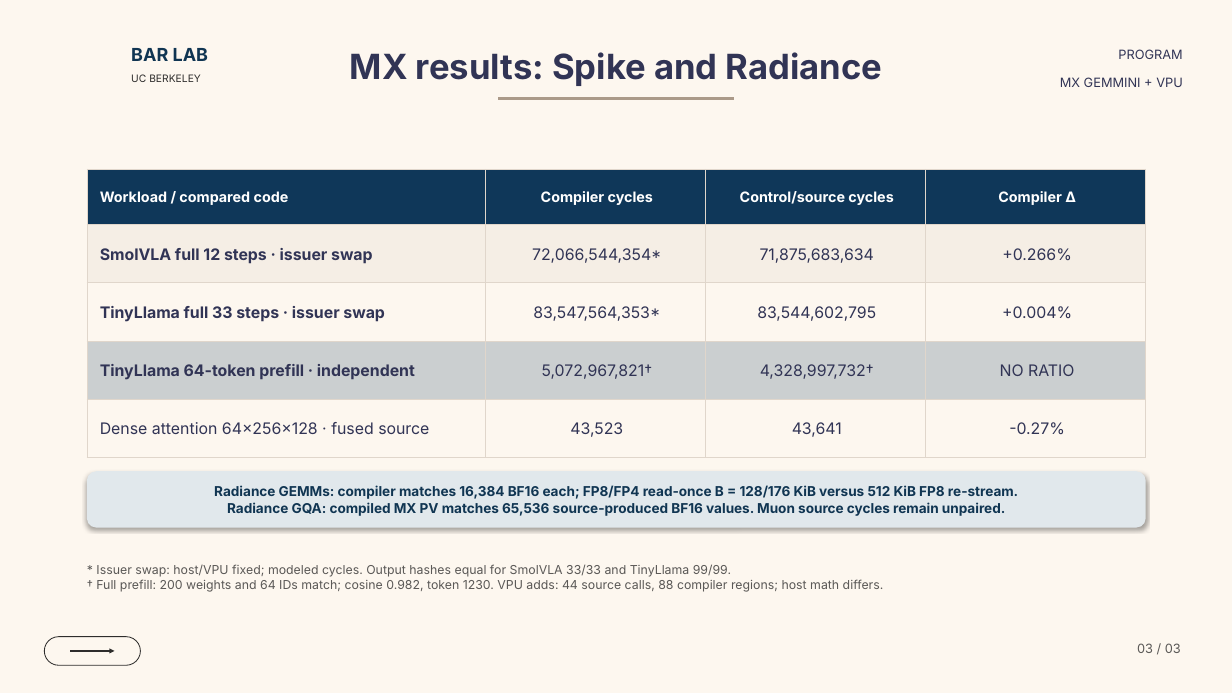
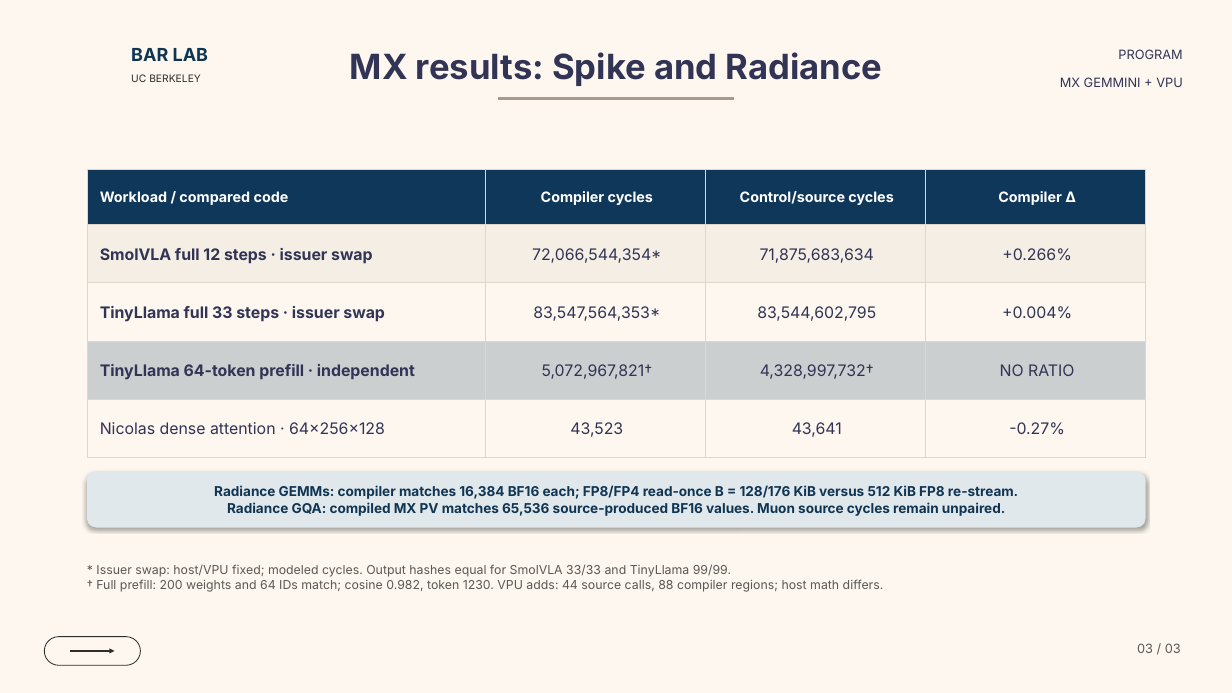
Before and after one commit to ucb-bar/mx-gemmini-mlir, a slide deck: slide 3 of docs/presentations/mx_gemmini_dialect_overview.pptx. Drawn at 1232x693 pixels with LibreOffice and Linux fonts; fonts in the diff are those of the drawing; background and template pictures are left out. Boxes give left, top, right and bottom in pixels: in the first picture for what was removed or moved away, otherwise in the second. Text is boxed around its words. In the diff, an @@ line names an element or a change of style, - is before the commit and + after.

Commit message:
Prepare SmolVLA evidence and clarify slide sources

```diff
--- a/docs/presentations/mx_gemmini_dialect_overview.pptx
+++ b/docs/presentations/mx_gemmini_dialect_overview.pptx
@@ table at (x1=87, y1=169, x2=1146, y2=457) @@
-row 5, column 1: Dense attention 64×256×128 · fused source
+row 5, column 1: Nicolas dense attention · 64×256×128
```
Also in this commit, not shown: 5 other files.
